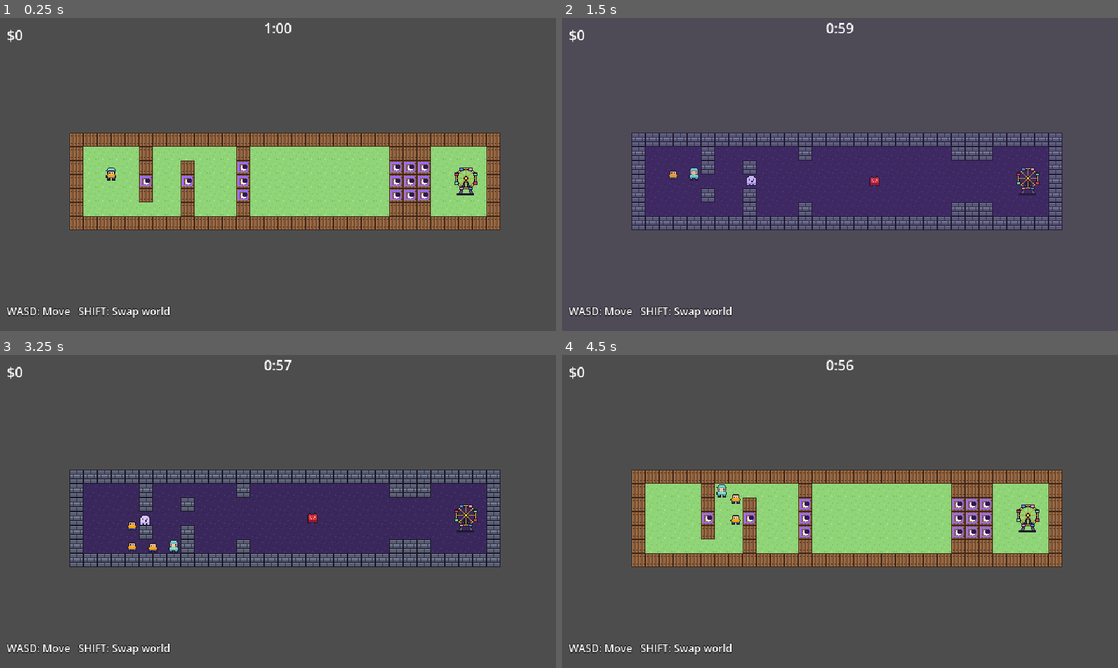
Above: before the commit, frames 1-4 (two rows, left to right).
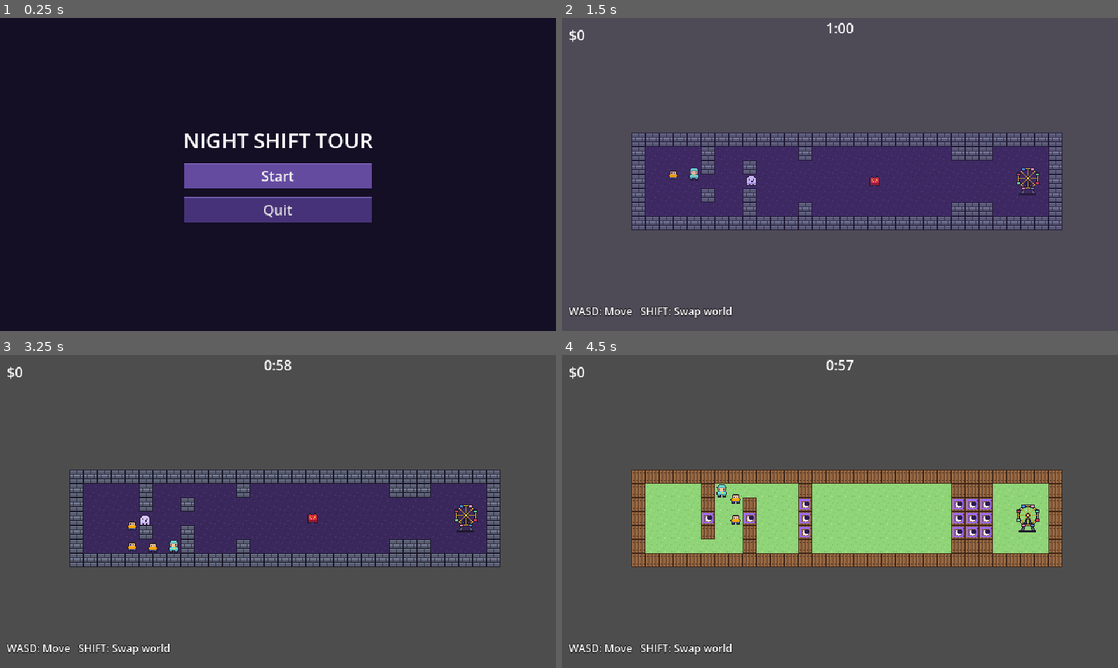
Above: after the commit, the same moments.

Repository: jonjud/night-shift-tour
Game: Godot game, scene res://scenes/main_menu.tscn
The game is run twice, just before and just after one commit, with the same random seed, the same clock (stepped at 60 frames per second) and the same inputs. Before the commit the project starts from res://scenes/main.tscn.
Inputs (mouse positions are in pixels of both pictures, inside the frame that each line leads up to):
- Up to frame 1 (0.25 s): no input
- Up to frame 2 (1.5 s): click (840, 174) at 0.5 s, where only the run after the commit has a clickable "Start"; tap Enter at 1.25 s; hold D (move_right) from 1.28 s (still down); hold Shift (shift_world) from 1.28 s (still down)
- Up to frame 3 (3.25 s): tap R (restart) at 2, 2.75 s; release D (move_right) at 2.03 s; release Shift (shift_world) at 2.03 s; hold S (move_down) 2.03-2.78 s; tap Shift (shift_world) at 2.1 s; hold D (move_right) from 2.78 s (still down); hold Shift (shift_world) from 2.78 s (still down)
- Up to frame 4 (4.5 s): release D (move_right) at 3.53 s; release Shift (shift_world) at 3.53 s; hold W (move_up) 3.53-4.28 s; tap Shift (shift_world) at 3.6 s; tap R (restart) at 4.25 s; hold A (move_left) from 4.28 s (still down); hold Shift (shift_world) from 4.28 s (still down)

The runs differ from the first frame. In frame 1, 100% of the frame differs, in the area x 0-100%, y 0-100%; in frame 2, less than 0.1%; in frame 3, less than 0.1%; in frame 4, less than 0.1%.

Commit message:
Chunk 26: add main menu with start and quit

Diff:
--- a/project.godot
+++ b/project.godot
@@ -11,7 +11,7 @@
 [application]
 
 config/name="Night Shift Tour"
-run/main_scene="uid://vipavkgt1wol"
+run/main_scene="uid://fr7ogoormmd6"
 config/features=PackedStringArray("4.7", "GL Compatibility")
 config/icon="res://icon.svg"
 
--- /dev/null
+++ b/scenes/main_menu.tscn
@@ -0,0 +1,47 @@
+[gd_scene format=3 uid="uid://fr7ogoormmd6"]
+
+[ext_resource type="Script" uid="uid://uedvrguk5cpy" path="res://scripts/main_menu.gd" id="1_l6cm7"]
+
+[node name="MainMenu" type="Control" unique_id=2073096317]
+layout_mode = 3
+anchors_preset = 15
+anchor_right = 1.0
+anchor_bottom = 1.0
+grow_horizontal = 2
+grow_vertical = 2
+script = ExtResource("1_l6cm7")
+
+[node name="ColorRect" type="ColorRect" parent="." unique_id=672258260]
+layout_mode = 1
+anchors_preset = 15
+anchor_right = 1.0
+anchor_bottom = 1.0
+grow_horizontal = 2
+grow_vertical = 2
+color = Color(0.078431375, 0.05882353, 0.14117648, 1)
+
+[node name="Center" type="CenterContainer" parent="." unique_id=1098101703]
+layout_mode = 1
+anchors_preset = 15
+anchor_right = 1.0
+anchor_bottom = 1.0
+grow_horizontal = 2
+grow_vertical = 2
+
+[node name="VBox" type="VBoxContainer" parent="Center" unique_id=1858396920]
+layout_mode = 2
+theme_override_constants/separation = 8
+
+[node name="TitleLabel" type="Label" parent="Center/VBox" unique_id=387992854]
+layout_mode = 2
+theme_override_font_sizes/font_size = 24
+text = "NIGHT SHIFT TOUR"
+horizontal_alignment = 1
+
+[node name="StartButton" type="Button" parent="Center/VBox" unique_id=1075962688]
+layout_mode = 2
+text = "Start"
+
+[node name="QuitButton" type="Button" parent="Center/VBox" unique_id=1216620434]
+layout_mode = 2
+text = "Quit"
--- /dev/null
+++ b/scripts/main_menu.gd
@@ -0,0 +1,37 @@
+extends Control
+
+const MAIN_SCENE := "res://scenes/main.tscn"
+
+@onready var start_button: Button = $Center/VBox/StartButton
+@onready var quit_button: Button = $Center/VBox/QuitButton
+
+func _ready() -> void:
+	for b in [start_button, quit_button]:
+		_style_button(b)
+	# บนเว็บ Quit ใช้ไม่ได้ ซ่อนไปเลย
+	if OS.has_feature("web"):
+		quit_button.hide()
+	start_button.pressed.connect(_on_start)
+	quit_button.pressed.connect(get_tree().quit)
+	start_button.grab_focus()  # กด Enter/Space เริ่มได้
+
+func _on_start() -> void:
+	get_tree().change_scene_to_file(MAIN_SCENE)
+
+# ใส่สไตล์ปุ่มจาก PNG 9-slice
+func _style_button(b: Button) -> void:
+	b.custom_minimum_size = Vector2(120, 28)
+	b.add_theme_font_size_override("font_size", 16)
+	b.add_theme_stylebox_override("normal", _box("res://assets/ui/btn_normal.png"))
+	b.add_theme_stylebox_override("hover", _box("res://assets/ui/btn_hover.png"))
+	b.add_theme_stylebox_override("pressed", _box("res://assets/ui/btn_pressed.png"))
+	b.add_theme_stylebox_override("focus", _box("res://assets/ui/btn_hover.png"))
+
+func _box(path: String) -> StyleBoxTexture:
+	var sb := StyleBoxTexture.new()
+	sb.texture = load(path)
+	sb.texture_margin_left = 4
+	sb.texture_margin_right = 4
+	sb.texture_margin_top = 4
+	sb.texture_margin_bottom = 4
+	return sb
Binary file added: assets/ui/btn_hover.png
Not shown, added: assets/ui/btn_hover.png.import
Binary file added: assets/ui/btn_normal.png
Not shown, added: assets/ui/btn_normal.png.import
Binary file added: assets/ui/btn_pressed.png
Not shown, added: assets/ui/btn_pressed.png.import
Not shown, added: scripts/main_menu.gd.uid
